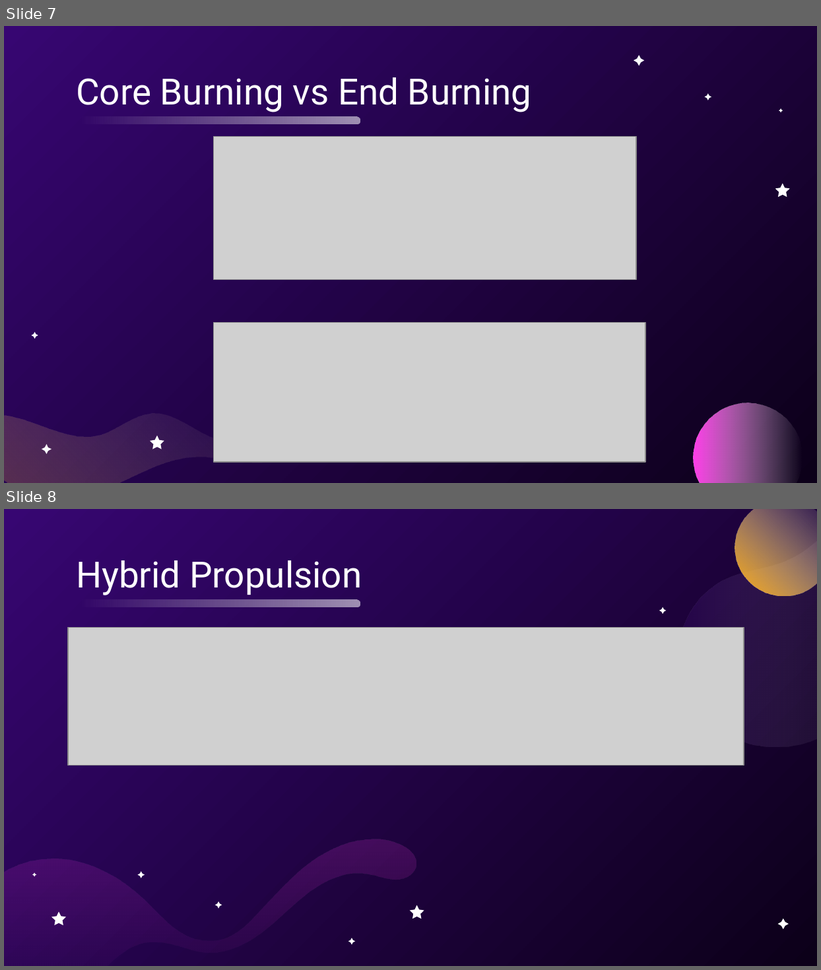
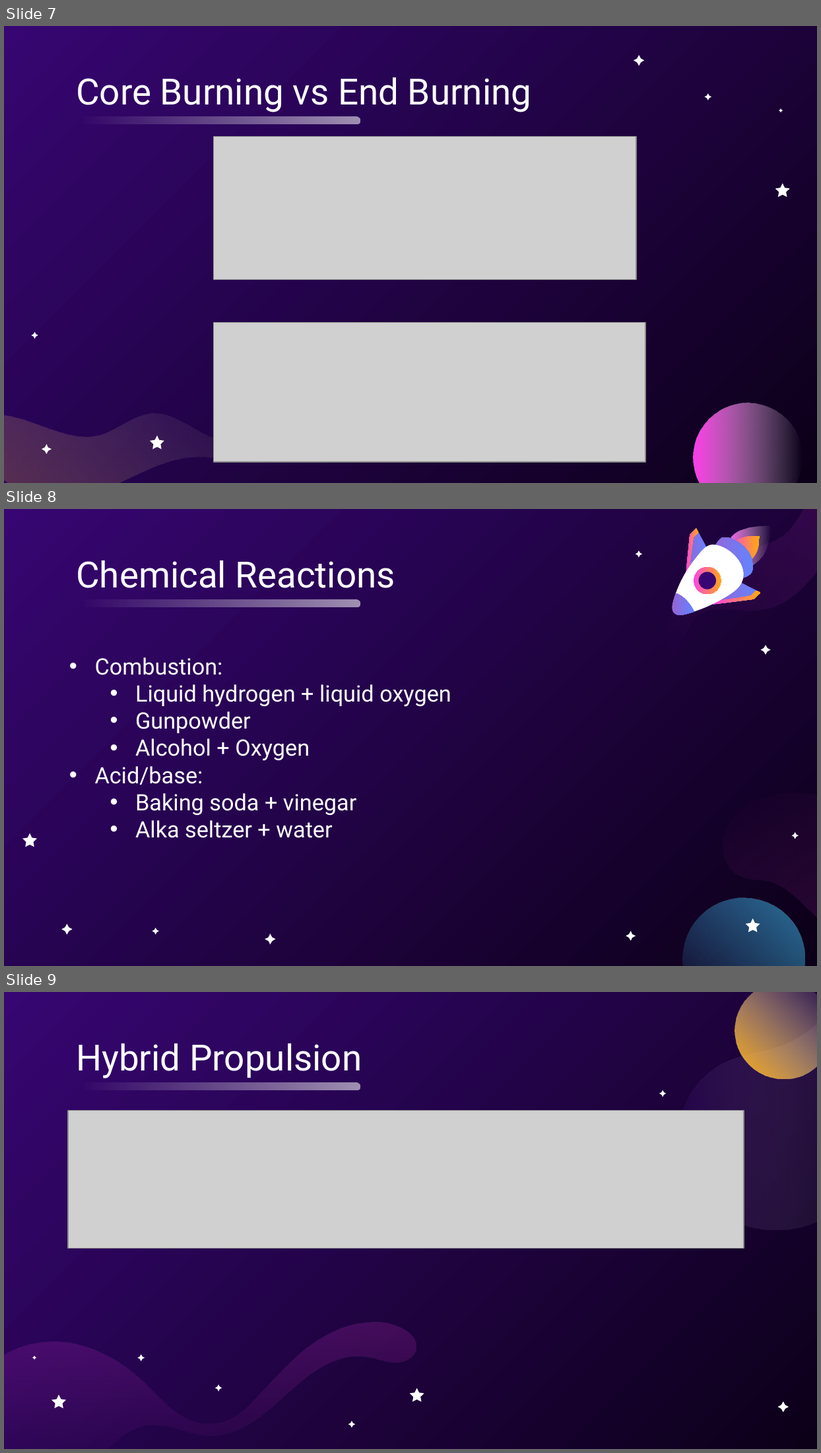
Before and after one commit to usedgenes/Rocketry-Curriculum, a slide deck: Beginner/Day 3/Rocket Motors.pptx. Shown one above the other, each under a label of ours: slides 7 and 8 before the commit, slides 7, 8 and 9 after it. The pictures are 821x970 and 821x1453 pixels, drawn with LibreOffice and Linux fonts; fonts in the diff are those of the drawing; grey boxes stand for pictures. Boxes give left, top, right and bottom in pixels: in the first picture for what was removed or moved away, otherwise in the second. Text is boxed around its words. In the diff, an @@ line names an element or a change of style, - is before the commit and + after.

```diff
--- a/Beginner/Day 3/Rocket Motors.pptx
+++ b/Beginner/Day 3/Rocket Motors.pptx
@@ slide 8 added at (x1=4, y1=509, x2=817, y2=966), background gradient #0C0019 to #370672 @@
@@ freeform shape added at (x1=614, y1=509, x2=817, y2=677), fill gradient #FF3FEA @@
@@ title added at (x1=76, y1=560, x2=395, y2=588), 32 pt, text #FFFFFF @@
+Chemical Reactions
@@ group added at (x1=671, y1=525, x2=771, y2=617): 11 freeform shapes @@
@@ rounded rectangle added at (x1=77, y1=600, x2=360, y2=607), fill gradient #FFFFFF @@
@@ subtitle added at (x1=95, y1=657, x2=451, y2=838), 20 pt, text #FFFFFF @@
+• Combustion:
+  • Liquid hydrogen + liquid oxygen
+  • Gunpowder
+  • Alcohol + Oxygen
+• Acid/base:
+  • Baking soda + vinegar
+  • Alka seltzer + water
@@ freeform shape added at (x1=703, y1=744, x2=817, y2=966), fill gradient #FF3FEA @@
@@ ellipse added at (x1=683, y1=898, x2=805, y2=966), fill gradient #44CAFF @@
@@ group added at (x1=22, y1=551, x2=799, y2=945): 9 freeform shapes @@
@@ what was slide 8 is now slide 9 @@
```
Also in this commit, not shown: 3 slides changed, 4 other files.
